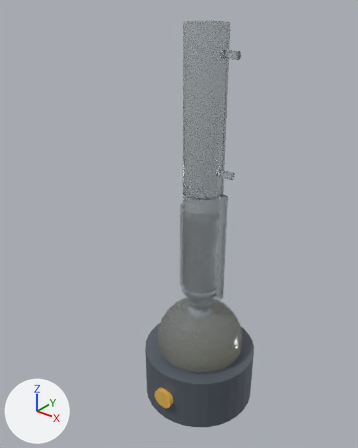
One commit to the glTF model game/assets/apparatus/SM_SoxhletExtractor.glb: the scene before it, then after it.
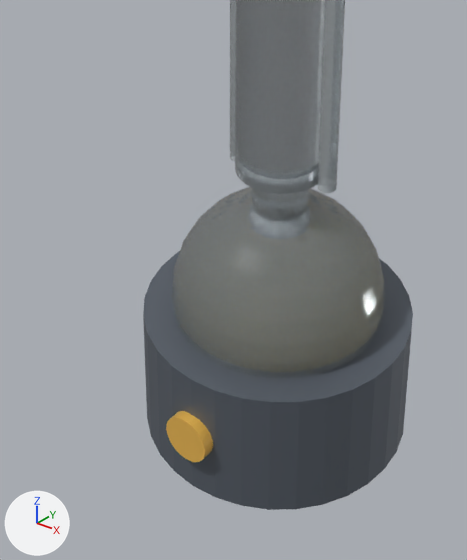
The first picture shows the older version from a camera (50 mm lens) standing at (0.596, -0.831, 0.982) and looking at (-0.048, -0.025, 0.482). The close-ups show the older and then the newer version on the part from 24% to 77% of the width and 50% to 100% of the height of that picture. Only the edits that show in the close-ups are written down. The lights are fixed; the arrows at lower left show +X, +Y and +Z. Where no turn or scale is listed for an object, it has been applied to the vertices. Vertices at exactly the same position are counted once.

Names of what the first close-up shows: 'Soxhlet_BoilingFlask', 'Soxhlet_ExtractionChamber', 'Soxhlet_FlaskNeck', 'Soxhlet_HeatingMantle', 'Soxhlet_MantleDial', 'Soxhlet_SiphonCapillary', 'Soxhlet_VaporBypassTube'.
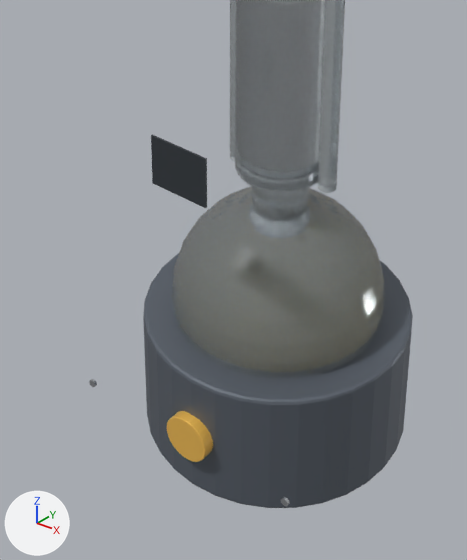
Pixel boxes [x1, y1, x2, y2] of what changed, in the close-ups (467 x 560 px):
'Soxhlet_HeatingMantle', reshaped
    before: [143, 251, 413, 510]
    after: [143, 253, 413, 508]
'Detail_RatingPlate', added
    after: [151, 134, 207, 208]
'Cylinder.002', added
    after: [281, 497, 290, 506]
'Cylinder', added
    after: [89, 379, 97, 387]

The change, as a list of edits to the scene's bpy script:
```text
Add mat_m_detailplate:
    mat_m_detailplate = principled_material('M_DetailPlate')
    mat_m_detailplate.base_color = (0.05, 0.06, 0.07)  # dark grey #3f454b
    mat_m_detailplate.metallic = 0.4
    mat_m_detailplate.roughness = 0.45
Add mat_m_detailsteel:
    mat_m_detailsteel = principled_material('M_DetailSteel')
    mat_m_detailsteel.base_color = (0.55, 0.57, 0.6)  # light grey #c4c7cb
    mat_m_detailsteel.metallic = 0.85
    mat_m_detailsteel.roughness = 0.28
Change me_cylinder:
    used by ob_soxhlet_heatingmantle; location = (0.0, 0.0, 0.07)
    remove me_cylinder.from_pydata(...)  # 64 vertices, 124 faces; spans x -0.14..0.14, y -0.14..0.14, z -0.07..0.07
    add me_cylinder.from_pydata(...)  # 192 vertices, 380 faces; spans x -0.14..0.14, y -0.14..0.14, z -0.07..0.07
    me_cylinder part 1: 64 vertices removed from x -0.14..0.14, y -0.14..0.14, z -0.07..0.07; 192 vertices added at x -0.14..0.14, y -0.14..0.14, z -0.07..0.07
Add me_cube:
    me_cube.from_pydata(...)  # a box spanning x -0.0308..0.0308, y -0.001..0.001, z -0.025..0.025
    me_cube.materials.append(mat_m_detailplate)  # dark grey #3f454b
Add me_cylinder_012:
    me_cylinder_012.from_pydata(...)  # a 32-sided cylinder along y spanning x -0.004..0.004, y -0.0015..0.0015, z -0.004..0.004
    me_cylinder_012.materials.append(mat_m_detailsteel)  # light grey #c4c7cb
Add ob_detail_ratingplate:
    ob_detail_ratingplate = bpy.data.objects.new('Detail_RatingPlate', me_cube)
    ob_detail_ratingplate.location = (0.0, -0.1515, 0.3843)
Add ob_cylinder_002:
    ob_cylinder_002 = bpy.data.objects.new('Cylinder.002', me_cylinder_012)
    ob_cylinder_002.location = (0.1232, -0.1525, 0.0732)
Add ob_cylinder:
    ob_cylinder = bpy.data.objects.new('Cylinder', me_cylinder_012.copy())
    ob_cylinder.location = (-0.1232, -0.1525, 0.0732)
```
